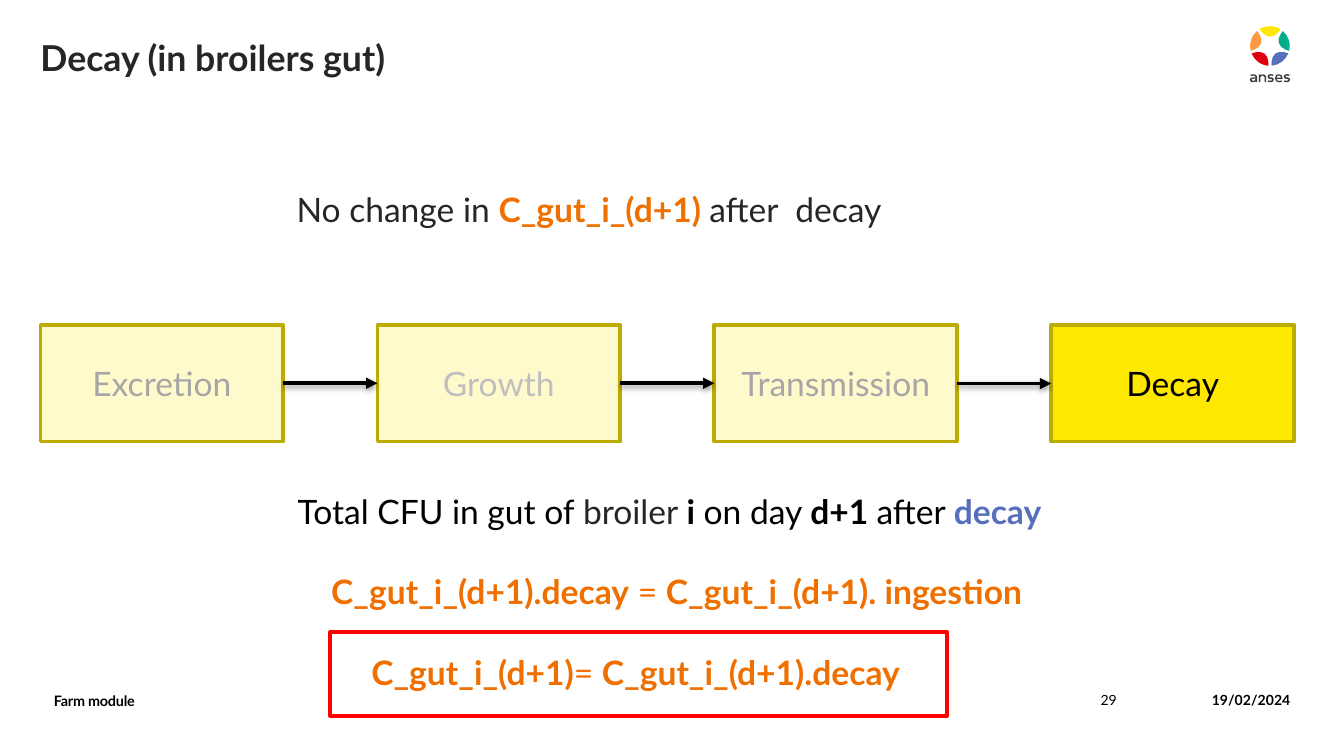
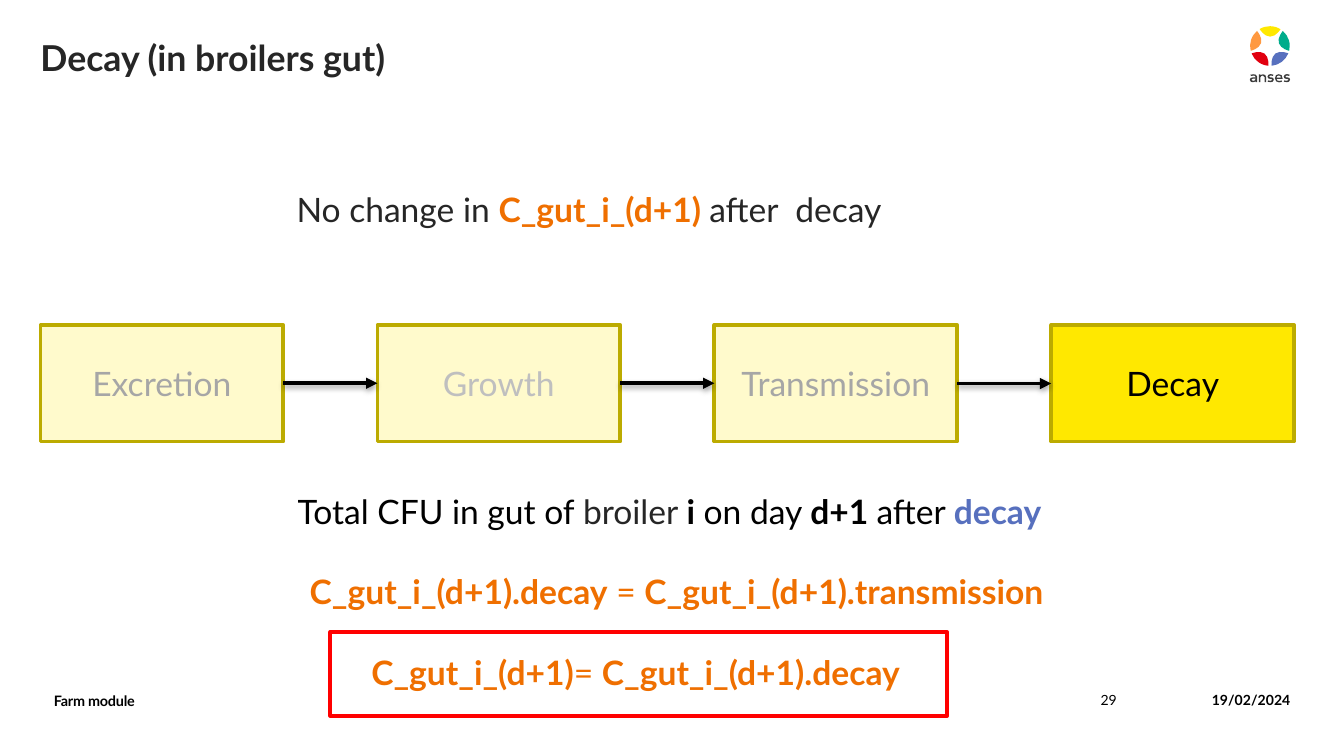
Before and after one commit to ENVIRE-JPIAMR/farm-module, a slide deck: slide 29 of docs/farm_module.pptx. Drawn at 1344x756 pixels with LibreOffice and Linux fonts; fonts in the diff are those of the drawing. Boxes give left, top, right and bottom in pixels: in the first picture for what was removed or moved away, otherwise in the second. Text is boxed around its words. In the diff, an @@ line names an element or a change of style, - is before the commit and + after.

```diff
--- a/docs/farm_module.pptx
+++ b/docs/farm_module.pptx
@@ text at (310, 578, 1043, 610): text changed @@
-C_gut_i_(d+1).decay = C_gut_i_(d+1). ingestion
+C_gut_i_(d+1).decay = C_gut_i_(d+1).transmission
```
Also in this commit, not shown: 8 other slides changed, 1 slide added.
